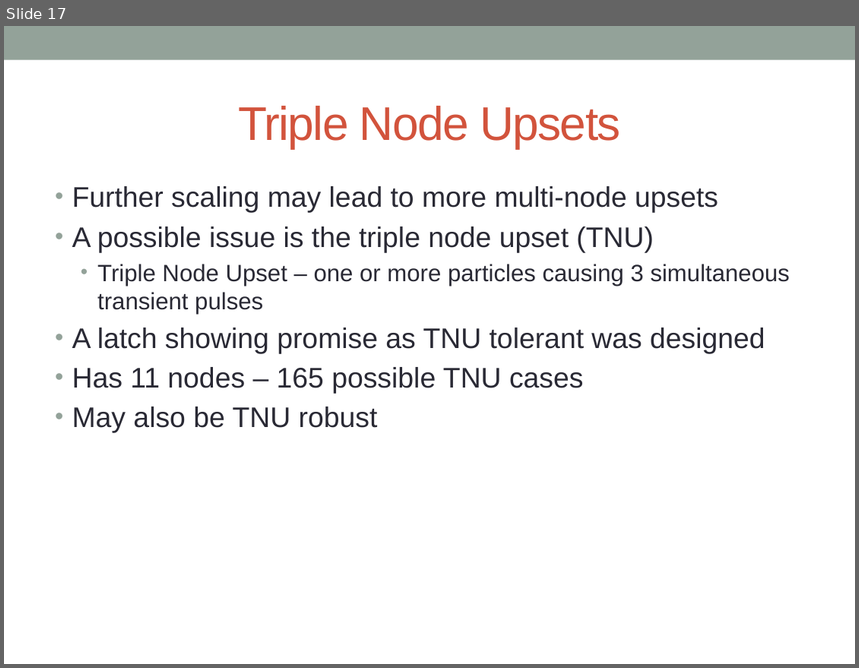
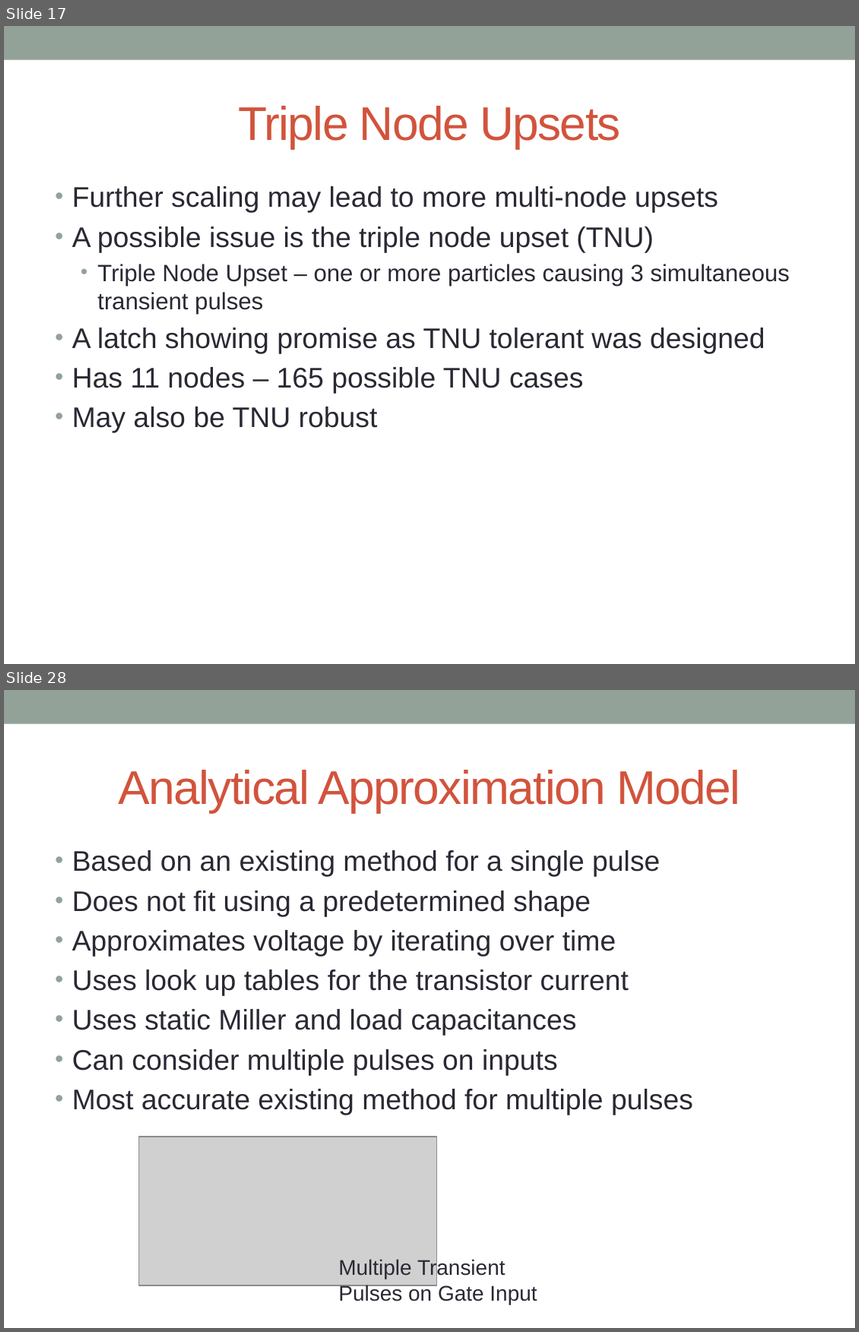
Before and after one commit to acwatkins88/Fast_SET, a slide deck: Dissertation/Dissertation Defense/Dissertation Defense.pptx. Shown one above the other, each under a label of ours: slide 17 before the commit, slides 17 and 28 after it; the slides between them are not shown. The pictures are 859x668 and 859x1332 pixels, drawn with LibreOffice and Linux fonts; fonts in the diff are those of the drawing; grey boxes stand for pictures; background and template pictures are left out. Boxes give left, top, right and bottom in pixels: in the first picture for what was removed or moved away, otherwise in the second. Text is boxed around its words. In the diff, an @@ line names an element or a change of style, - is before the commit and + after.

```diff
--- a/Dissertation/Dissertation Defense/Dissertation Defense.pptx
+++ b/Dissertation/Dissertation Defense/Dissertation Defense.pptx
@@ slide 28 added at (x1=4, y1=690, x2=855, y2=1328), background #FFFFFF; not listed: 1 template element that a slide beside it also shows @@
@@ title added at (x1=118, y1=770, x2=740, y2=813), 40 pt, text #D2533C @@
+Analytical Approximation Model
@@ text added at (x1=72, y1=850, x2=693, y2=1116), 24 pt, text #292934 @@
+• Based on an existing method for a single pulse
+• Does not fit using a predetermined shape
+• Approximates voltage by iterating over time
+• Uses look up tables for the transistor current
+• Uses static Miller and load capacitances
+• Can consider multiple pulses on inputs
+• Most accurate existing method for multiple pulses
@@ picture added at (x1=139, y1=1137, x2=436, y2=1286) @@
@@ text added at (x1=338, y1=1259, x2=537, y2=1305), 18 pt, text #292934 @@
+Multiple Transient Pulses on Gate Input
```
Also in this commit, not shown: 1 slide changed, 36 other slides added, 1 slide removed, 36 other files.
